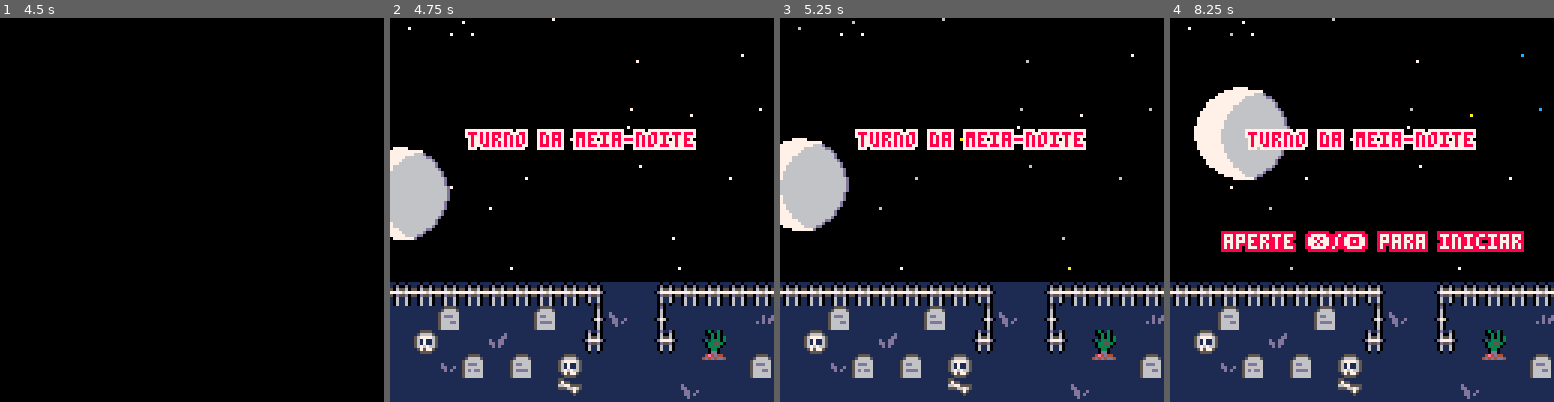
Above: before the commit, frames 1-4 (left to right).
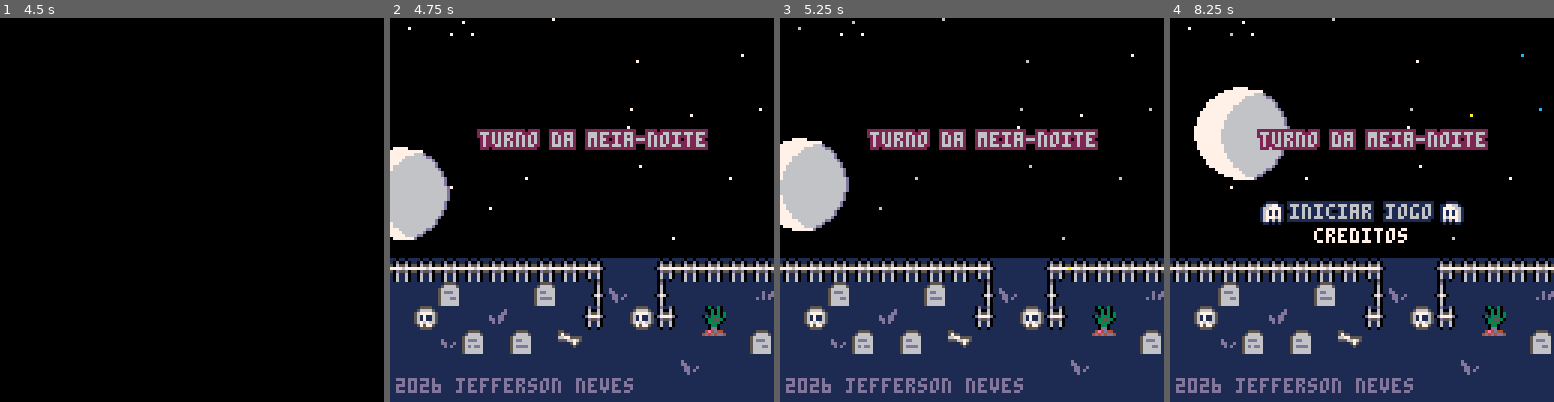
Above: after the commit, the same moments.

Repository: jeffersonrpn/turno-da-meia-noite
Game: PICO-8 cartridge midnightshift.p8
Two runs of this game, one before a commit and one after it. Both use one fixed random seed, a clock stepped at 60 frames per second and the inputs below.
Inputs:
- Up to frame 1 (4.5 s): tap X (X key) at 0.33, 1.07, 1.85, 2.97, 4.08 s; tap O (Z key) at 0.7, 1.7, 2.1, 2.5, 2.9, 3.3, 3.7, 4.1 s; hold Right 1.6-2.1 s; hold Up 2.15-2.42 s; hold Right 2.47-3.03 s; hold Left 3.08-3.58 s; hold Down 3.63-3.97 s; hold Right from 4.02 s (still down)
- Up to frame 2 (4.75 s): tap O (Z key) at 4.5 s; release Right at 4.68 s; hold Up from 4.73 s (still down)
- Up to frame 3 (5.25 s): tap O (Z key) at 4.9 s; release Up at 5.03 s; hold Left from 5.08 s (still down); tap X (X key) at 5.2 s
- Up to frame 4 (8.25 s): tap O (Z key) every 0.4 s from 5.3 to 8.1 s; release Left at 5.68 s; hold Down 5.73-6.03 s; hold Right 6.08-6.58 s; tap X (X key) at 6.32, 7.43 s; hold Right 6.63-7.13 s; hold Up 7.18-7.45 s; hold Right 7.5-8.07 s; hold Left from 8.12 s (still down)

Frame 1 is identical in both runs. In frame 2, 19% of the frame differs, in the area x 0-100%, y 28-100%; in frame 3, 19%; in frame 4, 26%.

Commit message:
Cria menu de opções

Diff:
--- a/midnightshift.p8
+++ b/midnightshift.p8
@@ -48,7 +48,7 @@
   p_sox = 0
   p_soy = 0
   p_flip = false
-	 p_frozen = false
+	p_frozen = false
 
   p_mov = nil
 
@@ -58,8 +58,8 @@
   tombs = {}
   ghosts = {}
   ghost_spawn_timer = 0
-	 ghost_spawn_interval = 240
-	 freeze_timer = 0
+	ghost_spawn_interval = 240
+	freeze_timer = 0
 
   -- tempo
   level_time = levels[current_level].time * 60 -- converte segundos em frames
@@ -407,22 +406,6 @@
  	local width = #text * 4
  	local x = (128 - width) / 2
  	print(text, x, y, c)
-end
-
-function print_outline(text, x, y, c, oc, center)
-  local nx = x
-  local width = #text * 4
-  if center == true then
-    nx = (128 - width) / 2
-  end
-  for dx = -1, 1 do
-    for dy = -1, 1 do
-      if dx ~= 0 or dy ~= 0 then
-        print(text, nx+dx, y+dy, oc)
-      end
-    end
-  end
-  print(text, nx, y, c)
 end
 
 function draw_frame(x,y,w,h,c,s)
@@ -573,19 +556,17 @@
   p_frozen = true
   freeze_timer = 60 -- 1 segundo
 end
-
-
 -->8
 -- tela de titulo
 
 function menu_init()
   credits_t = 0
   menu_t = 0
+  menu_option = 1
   menu_starting = false
   menu_deplay = 80
   menu_blink_t = 0
   fade_table = {0,1,1,5,5,5,5,13,13,13,6,6,6,7}
-
 
   moon_init()
   stars_init()
@@ -625,6 +606,13 @@
 
   -- se o jogador ainda nao apertou nada
   if not menu_starting then
+    if btnp(2) then
+      menu_option = max(1,menu_option-1)
+    elseif btnp(3) then
+      menu_option = min(2,menu_option+1)
+    end
+end
+  if not menu_starting then
     if menu_t > menu_deplay and (btnp(4) or btnp(5)) then
       menu_starting = true
       menu_blink_t = 0
@@ -634,31 +622,80 @@
    	music(-1)
     menu_blink_t += 1
     if menu_blink_t > 60 then
-      reset_run()
-      inter_init()
+      if menu_option == 1 then
+        reset_run()
+        inter_init()
+      else
+        credits_init()
+      end
     end
   end
 end
 
 function menu_draw()
   cls(0)
-  map(0, 16)
+  map(0, 17)
 
   stars_draw()
   moon_draw(moon_x, moon_y)
 
-  print_outline("turno da meia-noite", 0, 38, 8, 7, true)
+  print("\f6\^o2ffturno da meia-noite", 30,38, 8)
+  print("2026 jefferson neves", 2, 120, 13)
 
   if menu_t > menu_deplay then
-    local text = "aperte ❎/🅾️ para iniciar"
-    local col = 7
+    draw_menu_option(
+      "iniciar jogo",
+      62,
+      menu_option==1
+    )
+    draw_menu_option(
+      "creditos",
+      70,
+      menu_option==2
+    )
+  end
+end
+
+function draw_menu_option(text,y,selected)
+  local x = 64 - #text*2
+
+  if selected then
+    local txt_col = 6
+    local outline = 1
+    -- texto vermelho com outline branco
     if menu_starting then
-      col = (flr(menu_blink_t / 4) % 2 == 0) and 0 or 8
-						print_outline(text, 0, 72, 7, col, true)
+      if flr(menu_blink_t/4)%2==0 then
+        txt_col = 1
+        outline = 6
+      end
+    end
+    print(
+      "\f"..txt_col..
+      "\^o"..outline.."ff"..
+      text,
+      x,
+      y
+    )
+    local yo = sin(menu_t/16)
+
+    local spr = get_frame(ghost_ani,16,30)
+
+    draw_spr(
+      spr,
+      x-10,
+      y-1+yo,
+      false
+    )
+    draw_spr(
+      spr,
+      x+#text*4+2,
+      y-1+yo,
+      true
+    )
     else
-  				print_center(text, 72, 7)
-    end
-		end
+    -- texto branco normal
+    print(text,x,y,7)
+  end
 end
 
 function moon_init()
@@ -716,6 +753,21 @@
   for s in all(stars) do
     pset(s.x, s.y, s.c)
   end
+end
+-->8
+-- creditos
+function credits_init()
+  set_state(credits_update,credits_draw)
+end
+
+function credits_update()
+  if btnp(4) or btnp(5) then
+    menu_init()
+  end
+end
+
+function credits_draw()
+  cls(7)
 end
 -->8
 -- pre jogo (dicas)
@@ -1081,6 +1133,8 @@
 00000000777777776666666d00000000000000000000000000000000000000000000000000000000000000000000000000000000000000000000000000000000
 000000000077777776666dd000000000000000000000000000000000000000000000000000000000000000000000000000000000000000000000000000000000
 00000000000007777777d00000000000000000000000000000000000000000000000000000000000000000000000000000000000000000000000000000000000
+00000000000000000000000000000000000000000000000000000000000000000000000000000000000000000000000000000000000000000000000000000000
+81818181818181818181818181818181000000000000000000000000000000000000000000000000000000000000000000000000000000000000000000000000
 
 
 
@@ -1244,135 +1298,135 @@
 0000000000000000000000000000000000000000000000000000000000000000000000000000000000000000000000000000000000000000000000000000000000000000000000000000000000000000000000000000000000000000000000000000000000000000000000000000000000000000000000000000000000000000
 3939393939393939451818443939393900000000000000000000000000000000000000000000000000000000000000000000000000000000000000000000000000000000000000000000000000000000000000000000000000000000000000000000000000000000000000000000000000000000000000000000000000000000
 1818191818182918663418561818183600000000000000000000000000000000000000000000000000000000000000000000000000000000000000000000000000000000000000000000000000000000000000000000000000000000000000000000000000000000000000000000000000000000000000000000000000000000
-180f18183318181847181847182e181800000000000000000000000000000000000000000000000000000000000000000000000000000000000000000000000000000000000000000000000000000000000000000000000000000000000000000000000000000000000000000000000000000000000000000000000000000000
-181837281829180f18181818183e181900000000000000000000000000000000000000000000000000000000000000000000000000000000000000000000000000000000000000000000000000000000000000000000000000000000000000000000000000000000000000000000000000000000000000000000000000000000
-181818181818181f181818183418181800000000000000000000000000000000000000000000000000000000000000000000000000000000000000000000000000000000000000000000000000000000000000000000000000000000000000000000000000000000000000000000000000000000000000000000000000000000
-…(129 lines of a section not shown)…
+180f18183318181847180f47182e181800000000000000000000000000000000000000000000000000000000000000000000000000000000000000000000000000000000000000000000000000000000000000000000000000000000000000000000000000000000000000000000000000000000000000000000000000000000
+181837281829181f18181818183e181900000000000000000000000000000000000000000000000000000000000000000000000000000000000000000000000000000000000000000000000000000000000000000000000000000000000000000000000000000000000000000000000000000000000000000000000000000000
+1818181818181818181818183418181800000000000000000000000000000000000000000000000000000000000000000000000000000000000000000000000000000000000000000000000000000000000000000000000000000000000000000000000000000000000000000000000000000000000000000000000000000000
+…(129 lines of a section not shown)…
Not shown, changed: README.md
